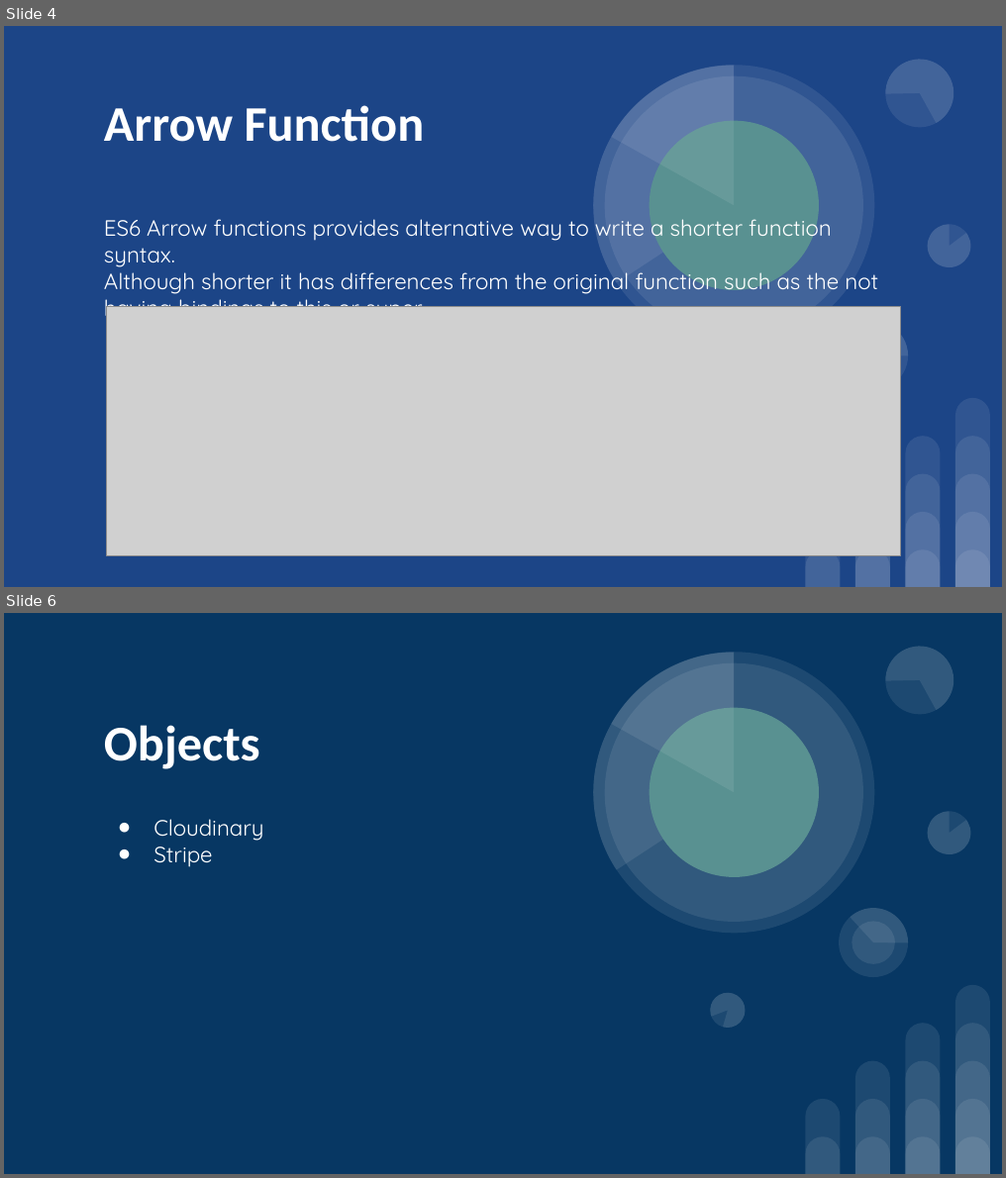
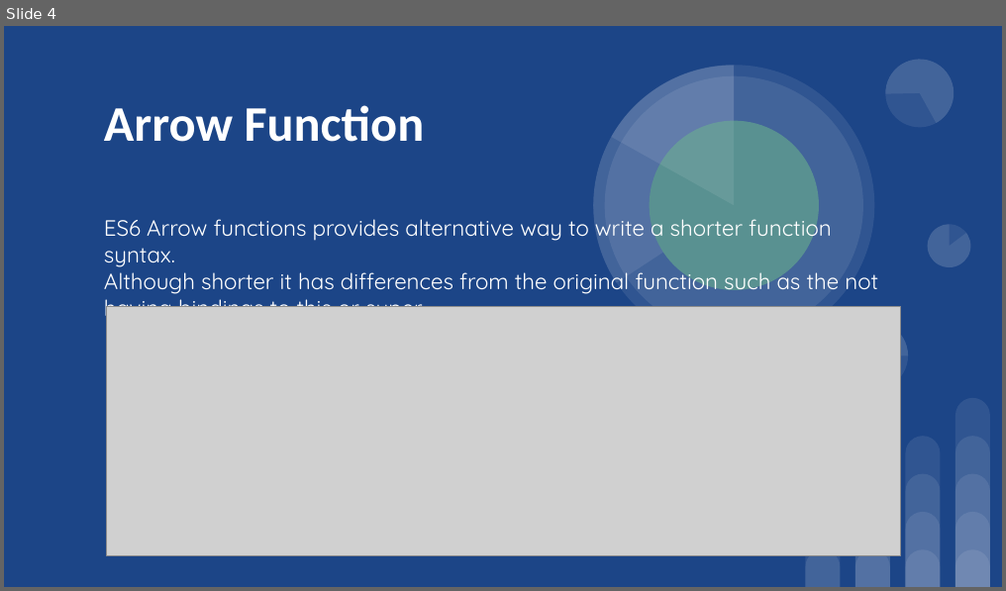
Before and after one commit to Sufyan-codes/FlexiSaf-Internship, a slide deck: Task 1/FlexiSaf Internship Task 1.pptx. Shown one above the other, each under a label of ours: slides 4 and 6 before the commit, slide 4 after it; the slides between them are not shown. The pictures are 1006x1178 and 1006x591 pixels, drawn with LibreOffice and Linux fonts; fonts in the diff are those of the drawing; grey boxes stand for pictures. Boxes give left, top, right and bottom in pixels: in the first picture for what was removed or moved away, otherwise in the second. Text is boxed around its words. In the diff, an @@ line names an element or a change of style, - is before the commit and + after.

```diff
--- a/Task 1/FlexiSaf Internship Task 1.pptx
+++ b/Task 1/FlexiSaf Internship Task 1.pptx
@@ slide 6 removed at [4,613,1002,1174], background #073763; not listed: 25 template elements that a slide beside it also shows @@
@@ title removed at [104,725,260,769] @@
-Objects
@@ subtitle removed at [153,819,263,867] @@
-● Cloudinary
-● Stripe
@@ ellipse removed at [852,921,895,964] @@
@@ ellipse removed at [706,989,749,1033] @@
@@ pie slice (boxed as its full ellipse) removed at [706,989,749,1033] @@
```
Also in this commit, not shown: 2 slides changed, 2 slides added, 1 other slide removed, 1 other file.
